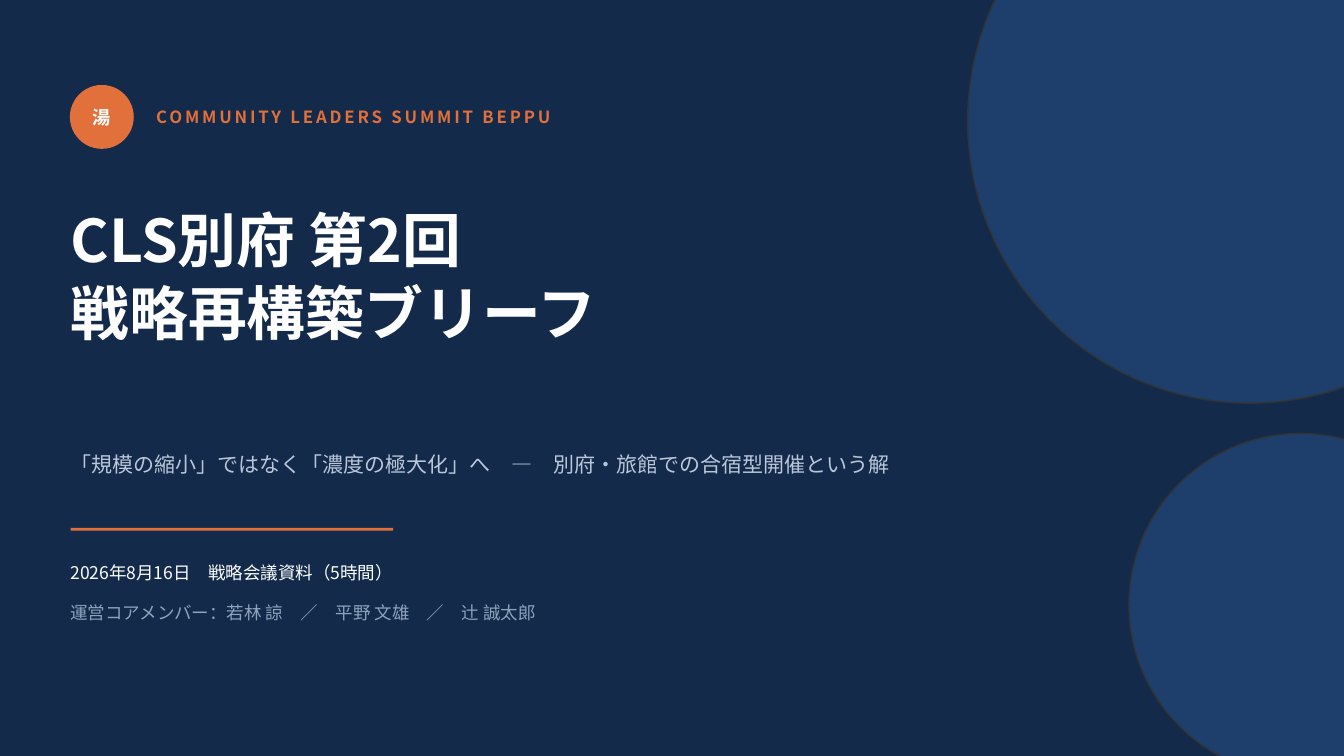
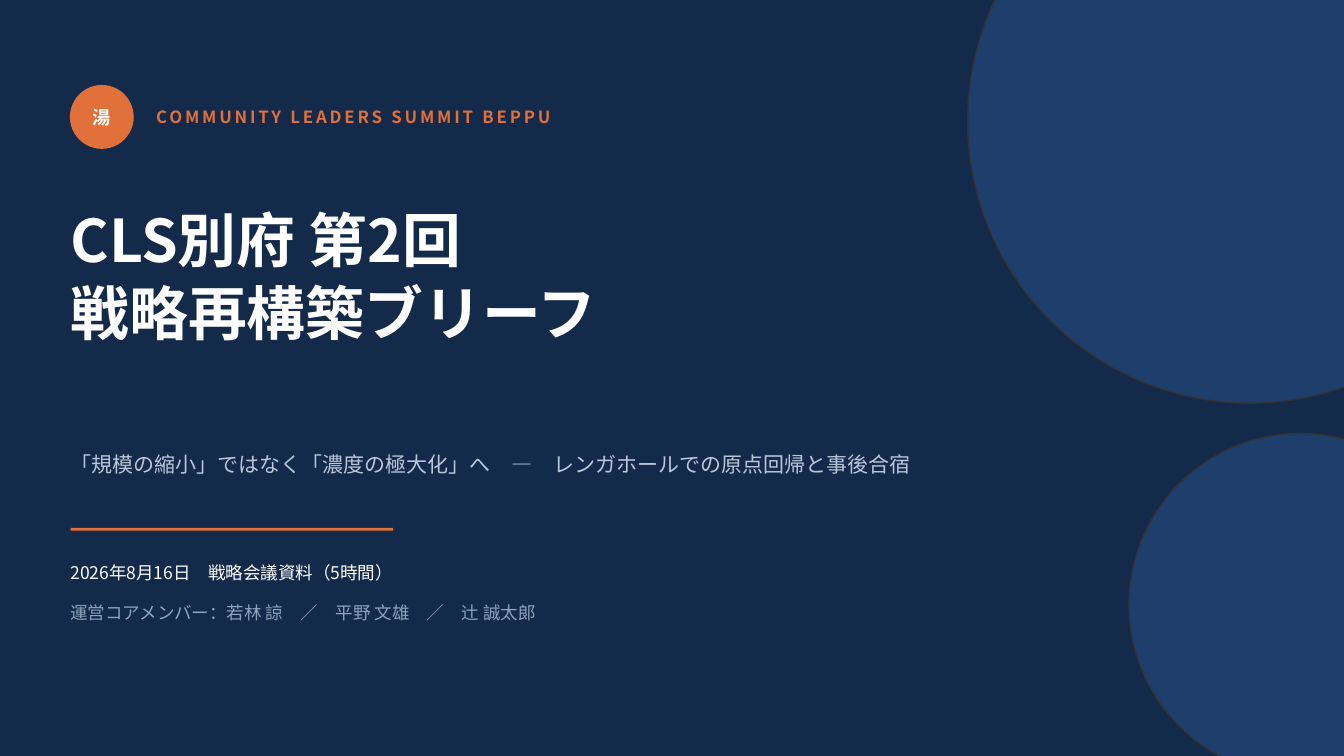
Before and after one commit to RyoWakabayashi/cls-beppu, a slide deck: slide 1 of docs/meetings/20260816/CLS別府第2回企画立案.pptx. Drawn at 1344x756 pixels with LibreOffice and Linux fonts; fonts in the diff are those of the drawing. Boxes give left, top, right and bottom in pixels: in the first picture for what was removed or moved away, otherwise in the second. Text is boxed around its words. In the diff, an @@ line names an element or a change of style, - is before the commit and + after.

```diff
--- a/docs/meetings/20260816/CLS別府第2回企画立案.pptx
+++ b/docs/meetings/20260816/CLS別府第2回企画立案.pptx
@@ text at (71, 454, 910, 474): text changed @@
-「規模の縮小」ではなく「濃度の極大化」へ — 別府・旅館での合宿型開催という解
+「規模の縮小」ではなく「濃度の極大化」へ — レンガホールでの原点回帰と事後合宿
```
Also in this commit, not shown: 11 other slides changed, 2 other files.
